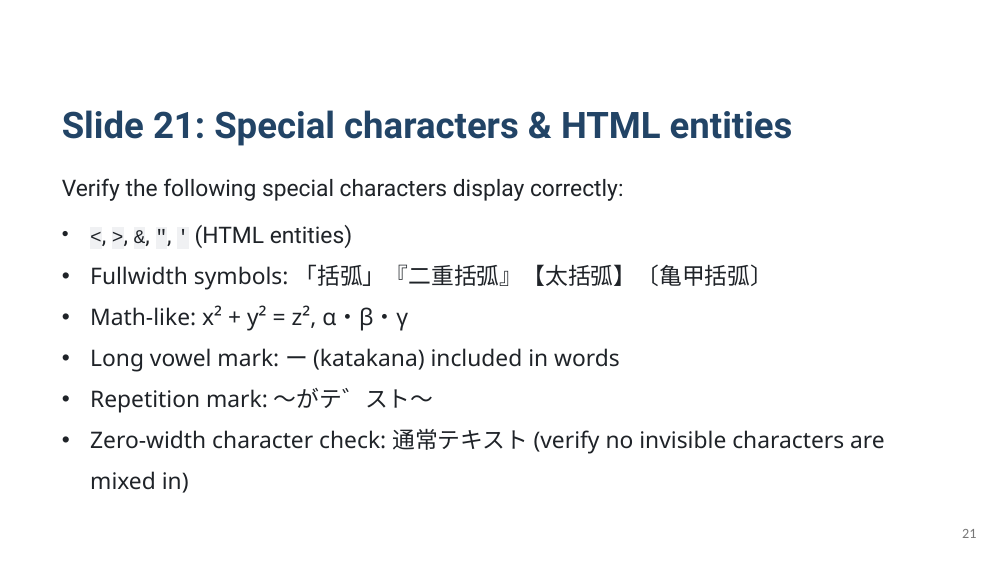
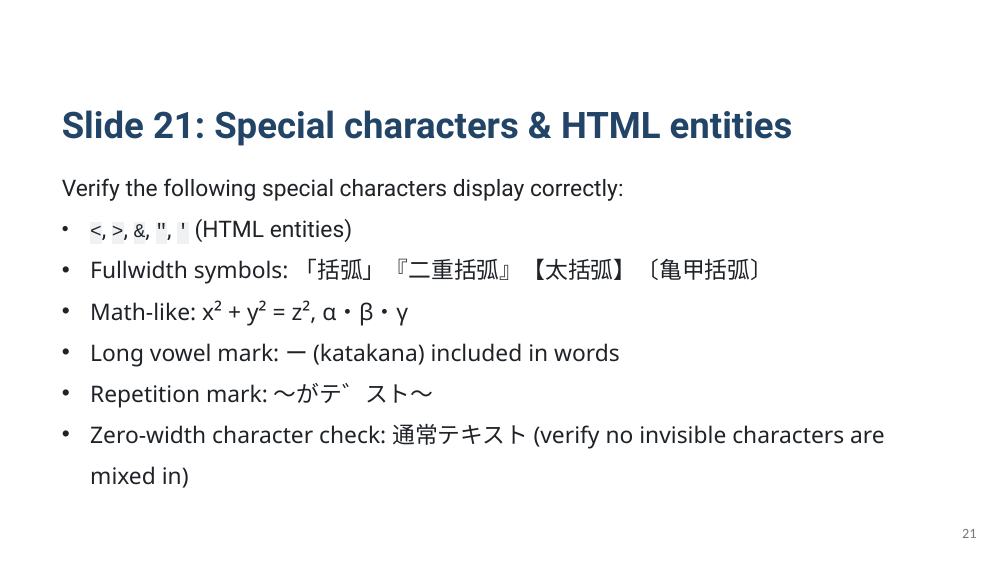
Before and after one commit to KatsuYuzu/marp-to-editable-pptx, a slide deck: slide 21 of output-pptx/test-output.pptx. Drawn at 1008x567 pixels with LibreOffice and Linux fonts; fonts in the diff are those of the drawing. Boxes give left, top, right and bottom in pixels: in the first picture for what was removed or moved away, otherwise in the second. Text is boxed around its words. In the diff, an @@ line names an element or a change of style, - is before the commit and + after.

Commit message:
test: テストフィクスチャ追加（スライド81-95）と開発用診断ツール群
テストフィクスチャ:
- pptx-export.md: colspan/rowspan、ol start、list-style-type、
  ネストリスト、コンテナ埋め込み等のテストスライドを追加
- output-pptx: 最新バンドルによる出力を更新

開発ツール:
- compare-visuals 用の診断スクリプト群を追加
  (check-fail-slides, check-fonts-spacing, structural-test 等)
- ビジュアルリグレッションテストのバッチ実行スクリプト追加
- visual-regression.test.ts: 構造的テストの自動化フレームワーク

jest.config.js: visual-regression テストのセットアップファイル追加

```diff
--- a/output-pptx/test-output.pptx
+++ b/output-pptx/test-output.pptx
@@ text "Verify the following special characters ...": place and size @@
-text "Verify the following special characters ..." at (90,225,885,490)
+text "Verify the following special characters ..." at (62,178,885,488)
```
Also in this commit, not shown: 49 other slides changed, 5 slides added, 19 other files.
